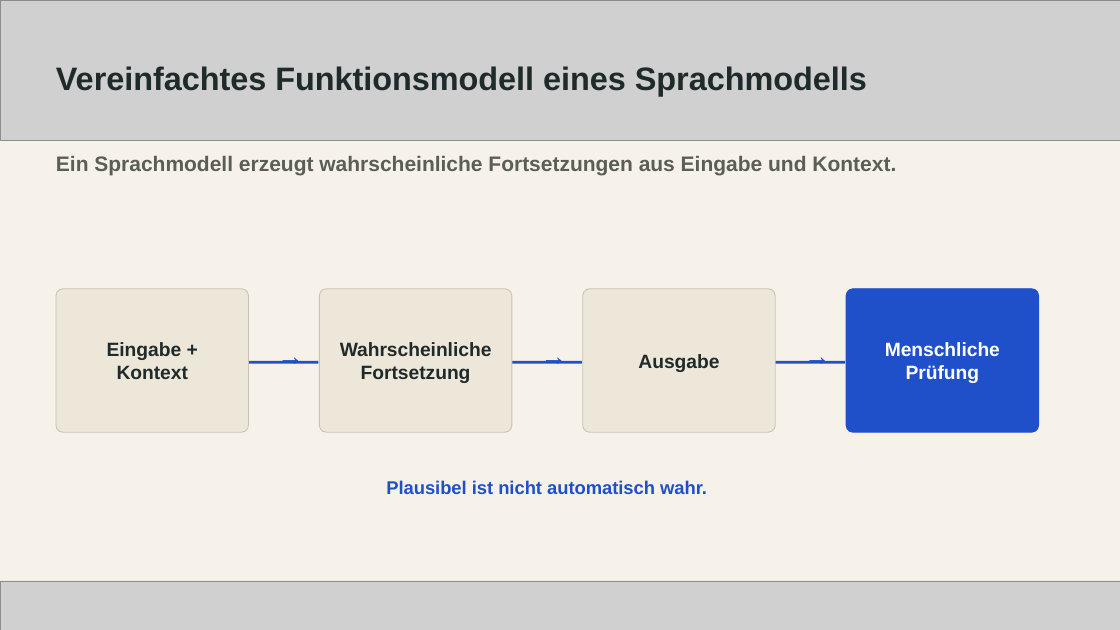
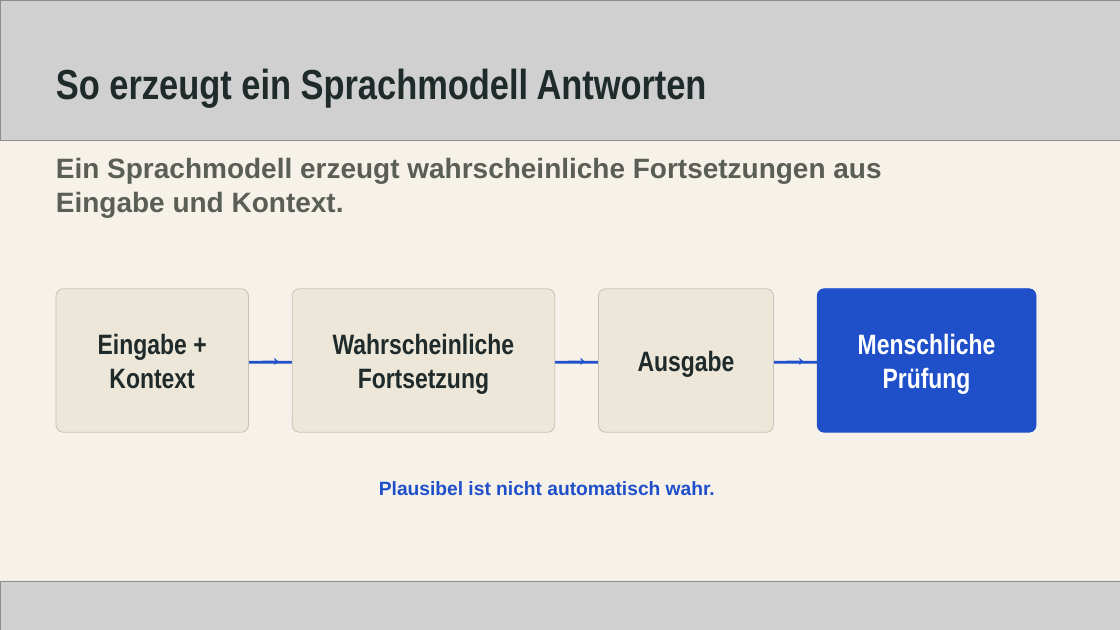
Before and after one commit to deniskaliberda/myhiwi-webseite, a slide deck: slide 8 of deliverables/ai-startklar/schulung/06-trainerfolien.pptx. Drawn at 1120x630 pixels with LibreOffice and Linux fonts; fonts in the diff are those of the drawing; grey boxes stand for pictures. Boxes give left, top, right and bottom in pixels: in the first picture for what was removed or moved away, otherwise in the second. Text is boxed around its words. In the diff, an @@ line names an element or a change of style, - is before the commit and + after.

```diff
--- a/deliverables/ai-startklar/schulung/06-trainerfolien.pptx
+++ b/deliverables/ai-startklar/schulung/06-trainerfolien.pptx
@@ text at bbox=[56, 68, 707, 108]: text changed; size 27.8 to 36 pt; font Arial to Arial Narrow @@
-Vereinfachtes Funktionsmodell eines Sprachmodells
+So erzeugt ein Sprachmodell Antworten
@@ text "Ein Sprachmodell erzeugt wahrscheinliche Fortsetzungen ..." at bbox=[56, 157, 881, 217]: size 18 to 24 pt @@
@@ size 16.5 to 24 pt, font Arial to Arial Narrow in 4 elements at bbox=[56, 289, 249, 433], bbox=[598, 289, 773, 433], bbox=[818, 289, 1036, 433], bbox=[292, 289, 555, 433] @@
@@ rounded rectangle "Wahrscheinliche": place and size @@
-rounded rectangle "Wahrscheinliche" at bbox=[319, 289, 512, 433]
+rounded rectangle "Wahrscheinliche" at bbox=[292, 289, 555, 433]
@@ rounded rectangle "Ausgabe": place and size @@
-rounded rectangle "Ausgabe" at bbox=[583, 289, 776, 433]
+rounded rectangle "Ausgabe" at bbox=[598, 289, 773, 433]
@@ rounded rectangle "Menschliche": place and size @@
-rounded rectangle "Menschliche" at bbox=[846, 289, 1038, 433]
+rounded rectangle "Menschliche" at bbox=[818, 289, 1036, 433]
@@ text "→": place and size @@
-text "→" at bbox=[270, 334, 312, 376]
+text "→" at bbox=[250, 334, 292, 376]
@@ size 22.5 to 24 pt in 3 elements at bbox=[250, 334, 292, 376], bbox=[775, 334, 817, 376], bbox=[555, 334, 597, 376] @@
@@ text "→": place and size @@
-text "→" at bbox=[533, 334, 575, 376]
+text "→" at bbox=[555, 334, 597, 376]
@@ text "→": place and size @@
-text "→" at bbox=[797, 334, 839, 376]
+text "→" at bbox=[775, 334, 817, 376]
@@ line moved from (247, 362) - (318, 362) to (249, 362) - (292, 362) @@
@@ line moved from (510, 362) - (582, 362) to (555, 362) - (598, 362) @@
@@ line moved from (774, 362) - (845, 362) to (774, 362) - (818, 362) @@
@@ text "Plausibel ist nicht automatisch wahr." at bbox=[379, 481, 715, 495]: size 15.8 to 16.5 pt @@
```
Also in this commit, not shown: 39 other slides changed, 2 other files.
